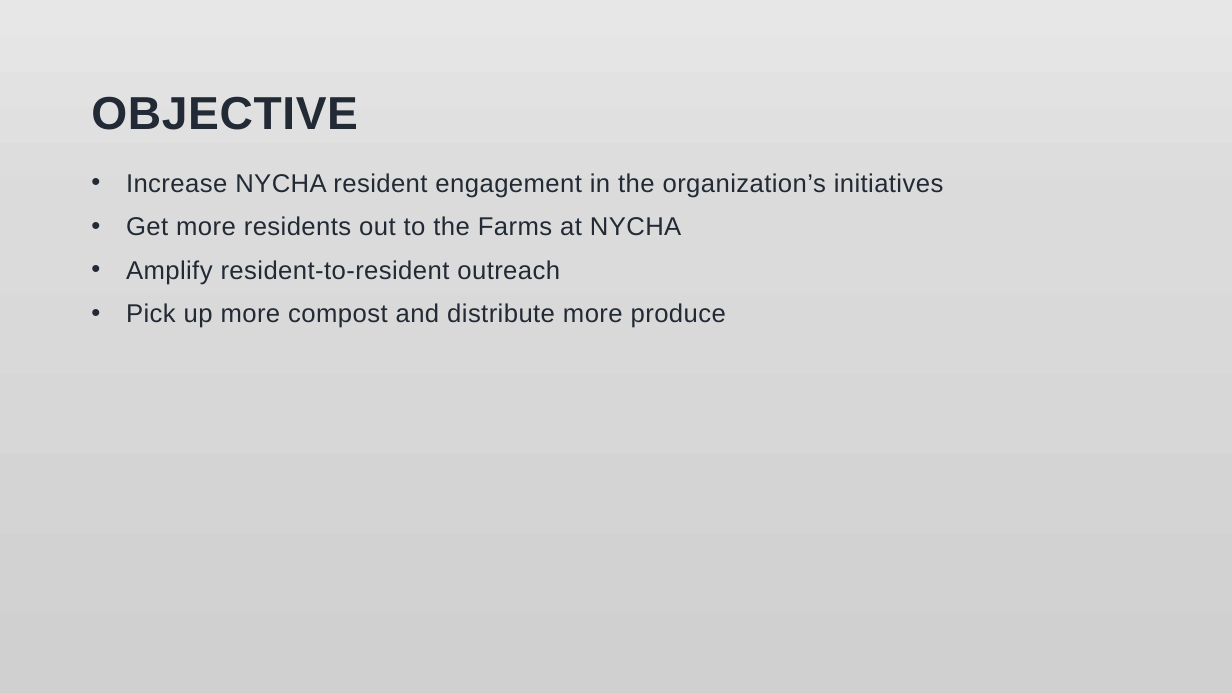
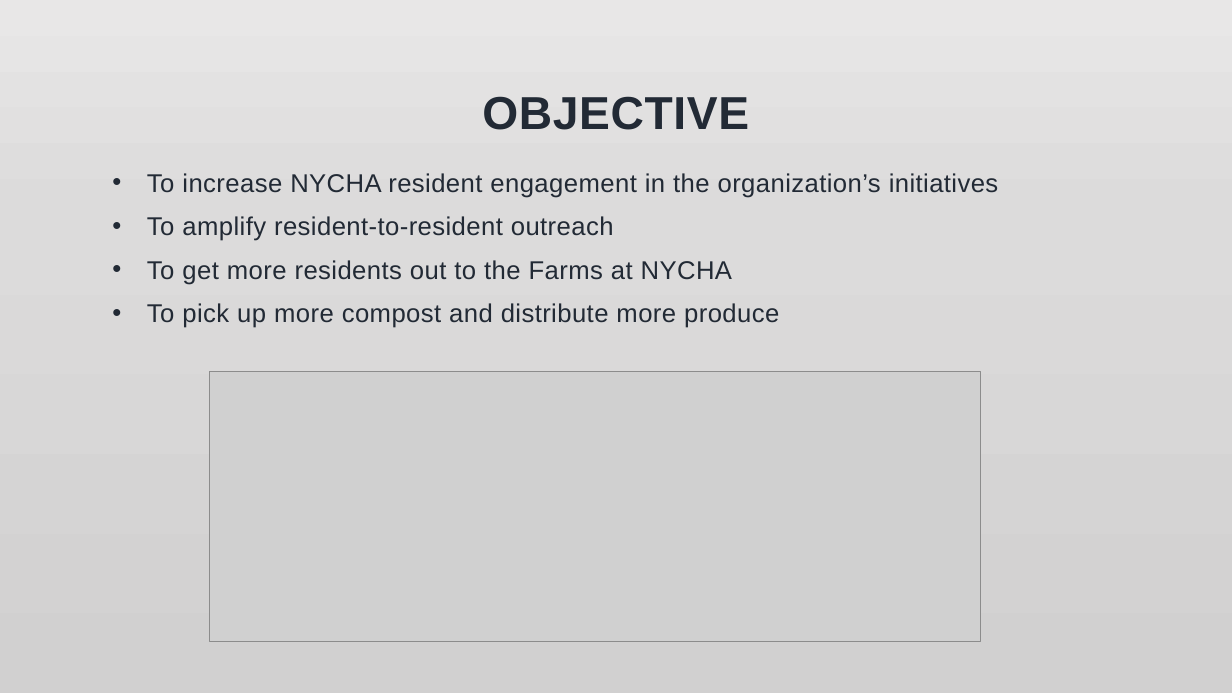
Before and after one commit to jerseycity2018/team-6, a slide deck: slide 2 of Presentation.pptx. Drawn at 1232x693 pixels with LibreOffice and Linux fonts; fonts in the diff are those of the drawing; grey boxes stand for pictures; background and template pictures are left out. Boxes give left, top, right and bottom in pixels: in the first picture for what was removed or moved away, otherwise in the second. Text is boxed around its words. In the diff, an @@ line names an element or a change of style, - is before the commit and + after.

Commit message:
added Objective

```diff
--- a/Presentation.pptx
+++ b/Presentation.pptx
@@ title "OBJECTIVE" at [482, 96, 749, 130]: alignment left to centre @@
@@ text at [147, 173, 999, 328]: text changed @@
-• Increase NYCHA resident engagement in the organization’s initiatives
-• Get more residents out to the Farms at NYCHA
-• Amplify resident-to-resident outreach
-• Pick up more compost and distribute more produce
+• To increase NYCHA resident engagement in the organization’s initiatives
+• To amplify resident-to-resident outreach
+• To get more residents out to the Farms at NYCHA
+• To pick up more compost and distribute more produce
@@ picture added at [210, 372, 981, 642] @@
```
Also in this commit, not shown: 1 other slide changed.
